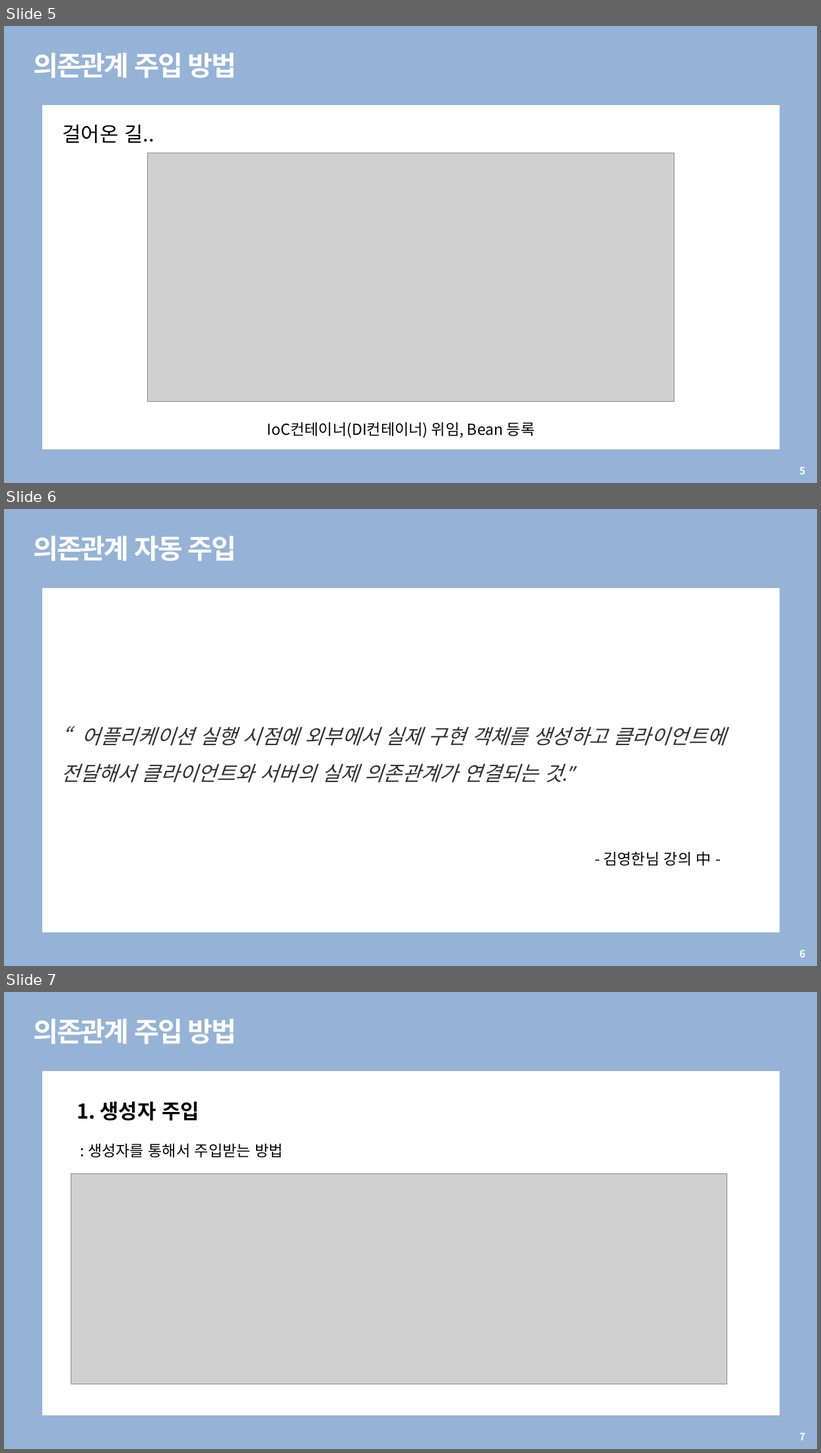
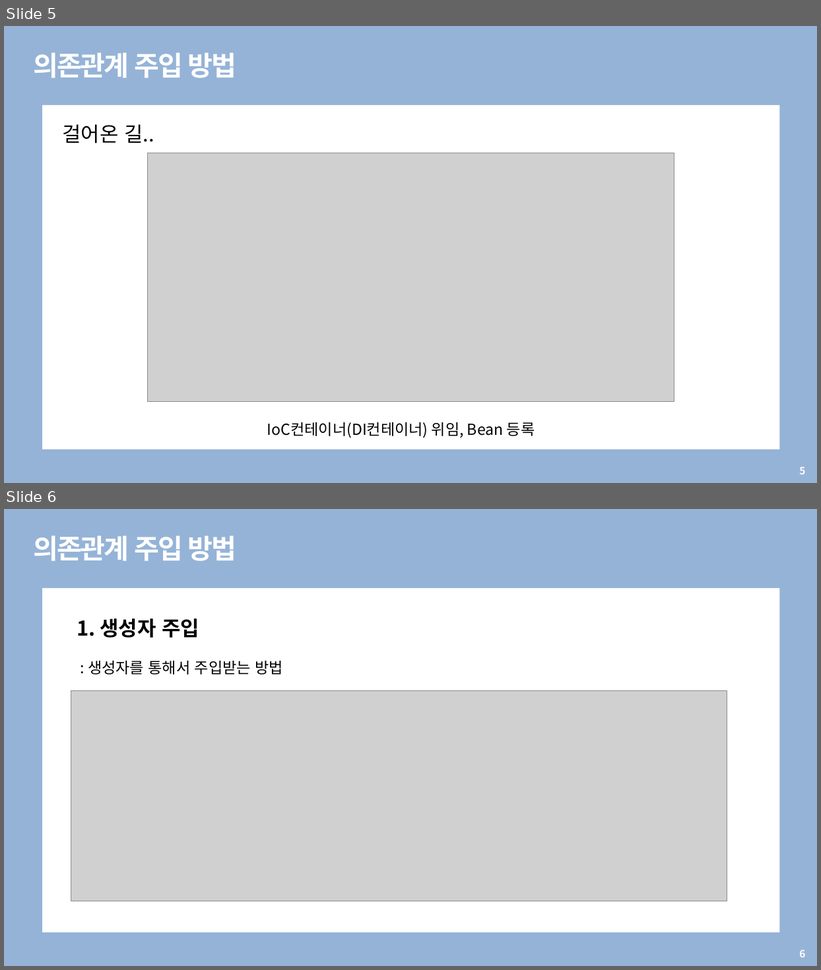
Before and after one commit to osj3474/study, a slide deck: Java/발표2.pptx. Shown one above the other, each under a label of ours: slides 5, 6 and 7 before the commit, slides 5 and 6 after it. The pictures are 821x1453 and 821x970 pixels, drawn with LibreOffice and Linux fonts; fonts in the diff are those of the drawing; grey boxes stand for pictures. Boxes give left, top, right and bottom in pixels: in the first picture for what was removed or moved away, otherwise in the second. Text is boxed around its words. In the diff, an @@ line names an element or a change of style, - is before the commit and + after.

```diff
--- a/Java/발표2.pptx
+++ b/Java/발표2.pptx
@@ slide 6 removed at bbox=[4, 509, 817, 966], background #95B3D7 @@
@@ text removed at bbox=[33, 535, 237, 561] @@
-의존관계 자동 주입
@@ rectangle removed at bbox=[42, 588, 780, 933] @@
@@ text removed at bbox=[61, 727, 726, 783] @@
-“어플리케이션 실행 시점에 외부에서 실제 구현 객체를 생성하고 클라이언트에 전달해서 클라이언트와 서버의 실제 의존관계가 연결되는 것.”
@@ text removed at bbox=[603, 852, 712, 866] @@
-- 김영한님 강의 中 -
@@ page number removed at bbox=[799, 950, 805, 958] @@
-6
@@ what was slide 7 is now slide 6 @@
@@ page number at bbox=[799, 950, 805, 958]: text changed @@
-7
+6
```
Also in this commit, not shown: 4 other files.
